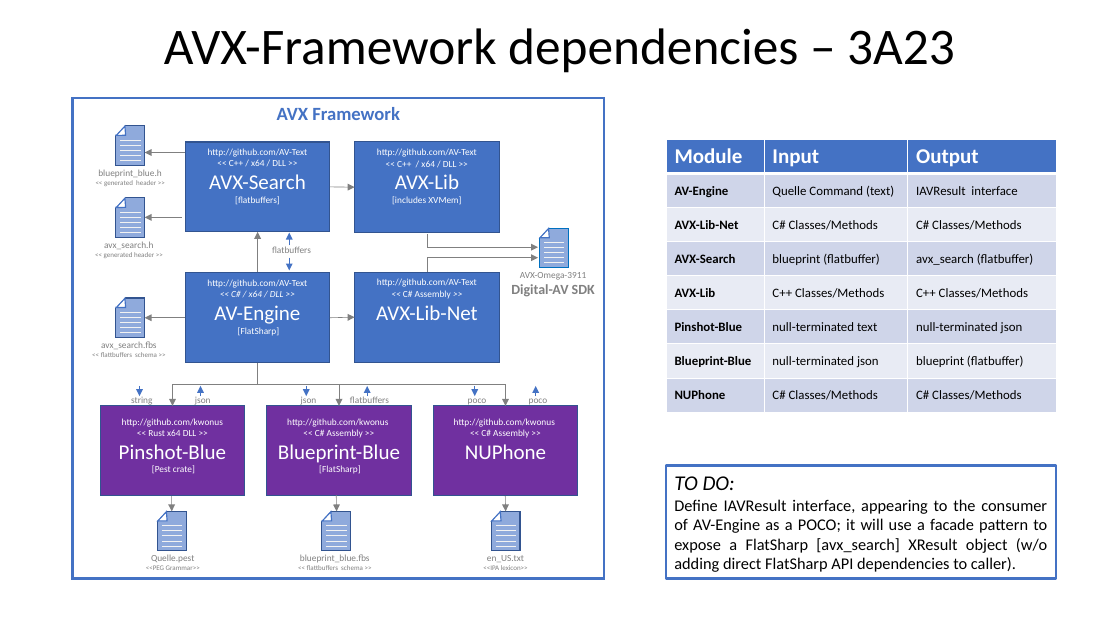
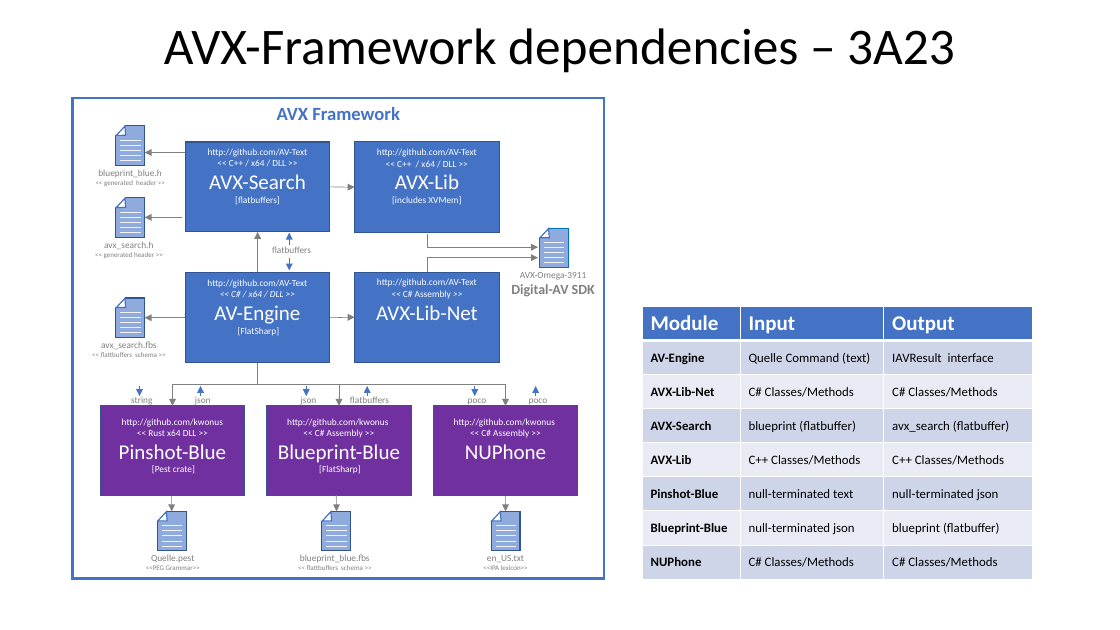
Before and after one commit to AV-Text/AVX, a slide deck: slide 2 of AVXSearch/AVX-Framework.pptx. Drawn at 1120x630 pixels with LibreOffice and Linux fonts; fonts in the diff are those of the drawing. Boxes give left, top, right and bottom in pixels: in the first picture for what was removed or moved away, otherwise in the second. Text is boxed around its words. In the diff, an @@ line names an element or a change of style, - is before the commit and + after.

```diff
--- a/AVXSearch/AVX-Framework.pptx
+++ b/AVXSearch/AVX-Framework.pptx
@@ table: place and size @@
-table at box(666, 139, 1057, 412)
+table at box(643, 307, 1033, 579)
@@ rectangle removed at box(666, 465, 1056, 579) @@
-TO DO:
-Define IAVResult interface, appearing to the consumer of AV-Engine as a POCO; it will use a facade pattern to expose a FlatSharp [avx_search] XResult object (w/o adding direct FlatSharp API dependencies to caller).
```
Also in this commit, not shown: 3 other files.
